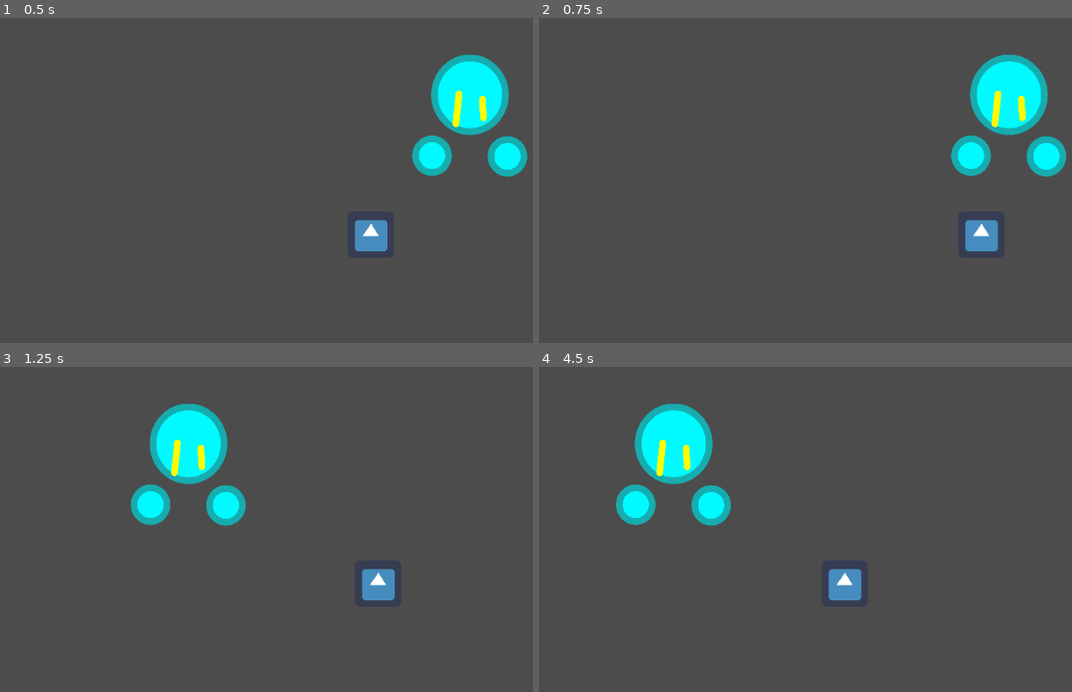
Above: before the commit, frames 1-4 (two rows, left to right).
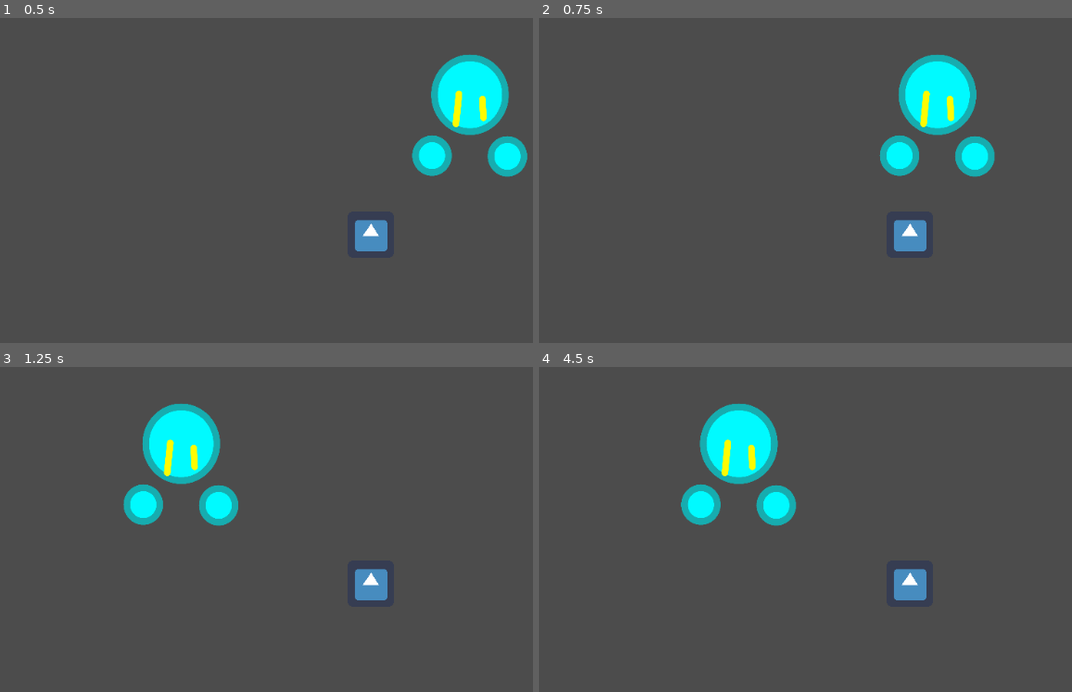
Above: after the commit, the same moments.

Repository: DarrellWulff/GGJProject
Game: Godot game, scene res://Node2D.tscn
Same seed, same stepped clock (60 frames per second), same inputs: the game is played once before the commit and once after it. The engine's default icon, where the game draws it, is replaced by a stand-in: a white triangle on a blue panel in a dark square.
Inputs:
- Up to frame 1 (0.5 s): no input
- Up to frame 2 (0.75 s): tap Enter at 0.5 s; hold D from 0.53 s (still down); hold K from 0.53 s (still down)
- Up to frame 3 (1.25 s): keep holding D; keep holding K
- Up to frame 4 (4.5 s): release D at 1.28 s; release K at 1.28 s; hold S 1.28-2.03 s; tap K at 1.35, 2.85, 4.35 s; hold D 2.03-2.78 s; hold K 2.03-2.78 s; hold W 2.78-3.53 s; hold K 3.53-4.28 s; hold A from 3.53 s (still down)

Frame 1 is identical in both runs. In frame 2, 8.6% of the frame differs, in the area x 63-99%, y 11-72%; in frame 3, 3.3%; in frame 4, 8.8%, in the area x 14-73%, y 11-72%.

Commit message:
Made Camera Follow Player
made camera follow player

Diff:
--- a/GGJ2021Project/View.gd
+++ b/GGJ2021Project/View.gd
@@ -1,7 +1,7 @@
 extends Node
 
 onready var screenSize = get_viewport().size;
-onready var updateRadius = screenSize.x / 8.0;
+onready var updateRadius = screenSize.x / 2.0;
 onready var player = get_node("Player");
 onready var lastPosition : Vector2 = player.position;
 
@@ -14,9 +14,9 @@
 func updateCamera():
 	var playerOffset = lastPosition - player.position;
 
-	if playerOffset.length() > updateRadius:
-		var canvasTransform = get_viewport().get_canvas_transform();
-		canvasTransform[2] += playerOffset;
-		get_viewport().set_canvas_transform(canvasTransform);
-		lastPosition = player.position;
+	var canvasTransform = get_viewport().get_canvas_transform();
+	canvasTransform[2] += playerOffset;
+	get_viewport().set_canvas_transform(canvasTransform);
+
+	lastPosition = player.position;
 	pass
